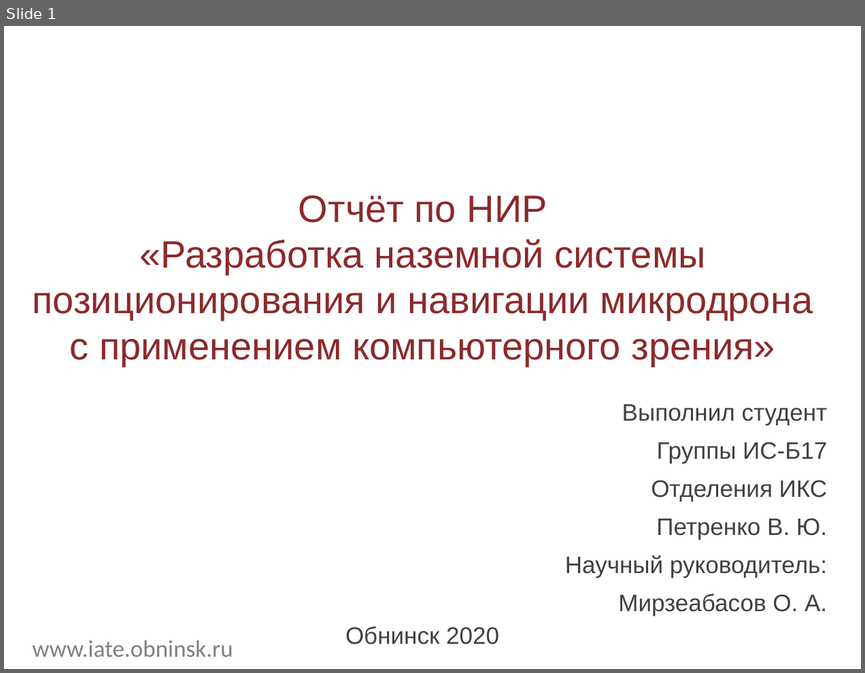
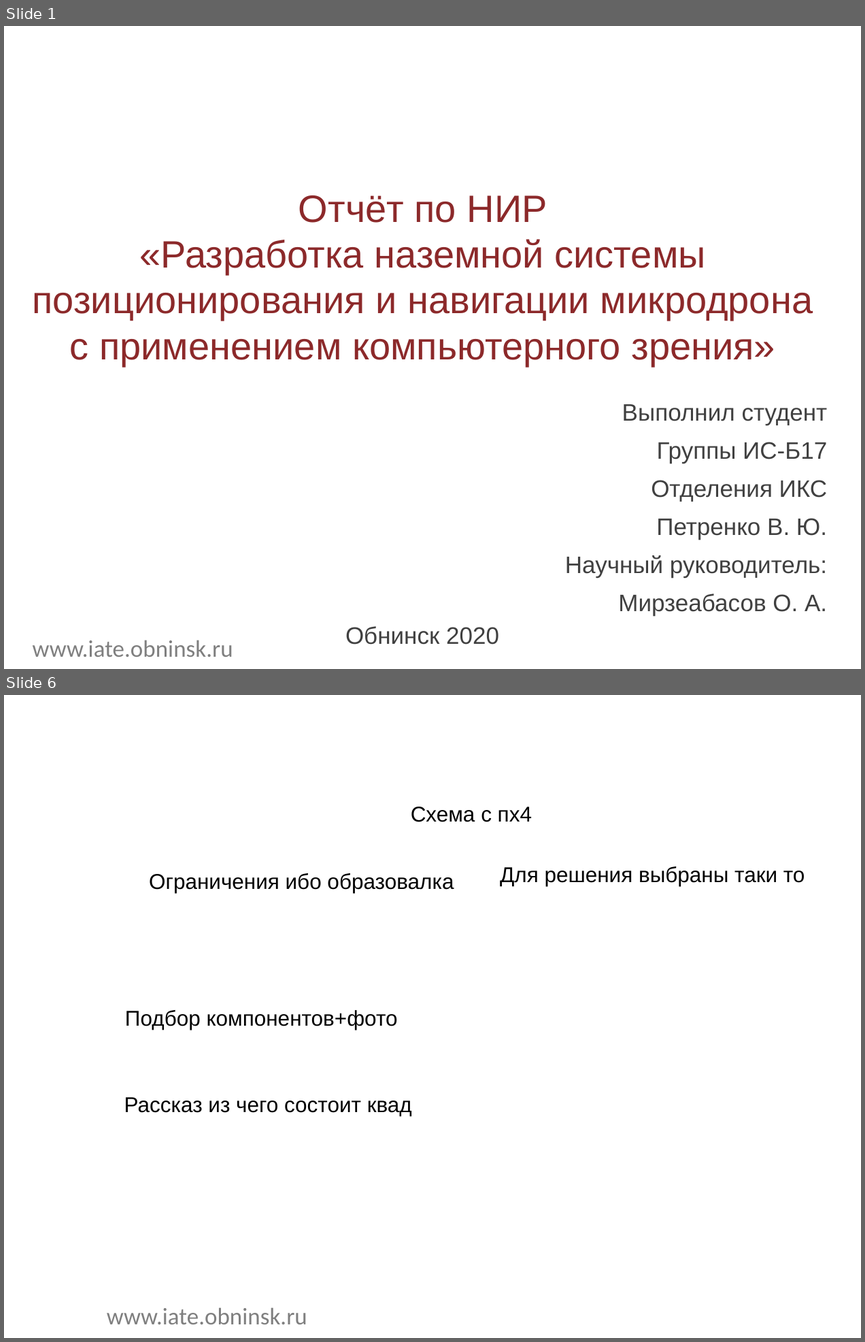
Before and after one commit to mituritsyn/FQW, a slide deck: presentation.odp. Shown one above the other, each under a label of ours: slide 1 before the commit, slides 1 and 6 after it; the slides between them are not shown. The pictures are 865x673 and 865x1342 pixels, drawn with LibreOffice and Linux fonts; fonts in the diff are those of the drawing; background and template pictures are left out. Boxes give left, top, right and bottom in pixels: in the first picture for what was removed or moved away, otherwise in the second. Text is boxed around its words. In the diff, an @@ line names an element or a change of style, - is before the commit and + after.

```diff
--- a/presentation.odp
+++ b/presentation.odp
@@ slide 6 added at <box>4,695,861,1338</box>, background picture (left out) @@
@@ title added at <box>26,699,837,787</box>, 32 pt, text #FFFFFF @@
+Часть 2
@@ text added at <box>411,807,532,822</box>, 18 pt, text #000000 @@
+Схема с пх4
@@ text added at <box>149,873,453,893</box>, 18 pt, text #000000 @@
+Ограничения ибо образовалка
@@ text added at <box>500,866,805,886</box>, 18 pt, text #000000 @@
+Для решения выбраны таки то
@@ text added at <box>125,1010,398,1030</box>, 18 pt, text #000000 @@
+Подбор компонентов+фото
@@ text added at <box>124,1097,412,1116</box>, 18 pt, text #000000 @@
+Рассказ из чего состоит квад
@@ text added at <box>641,1299,841,1334</box>, 18.5 pt, text #FFFFFF @@
+6
@@ text added at <box>107,1307,307,1324</box>, 20 pt, text #7F7F7F @@
+www.iate.obninsk.ru
```
Also in this commit, not shown: 6 slides changed, 2 other slides added, 2 slides removed, 8 other files.
